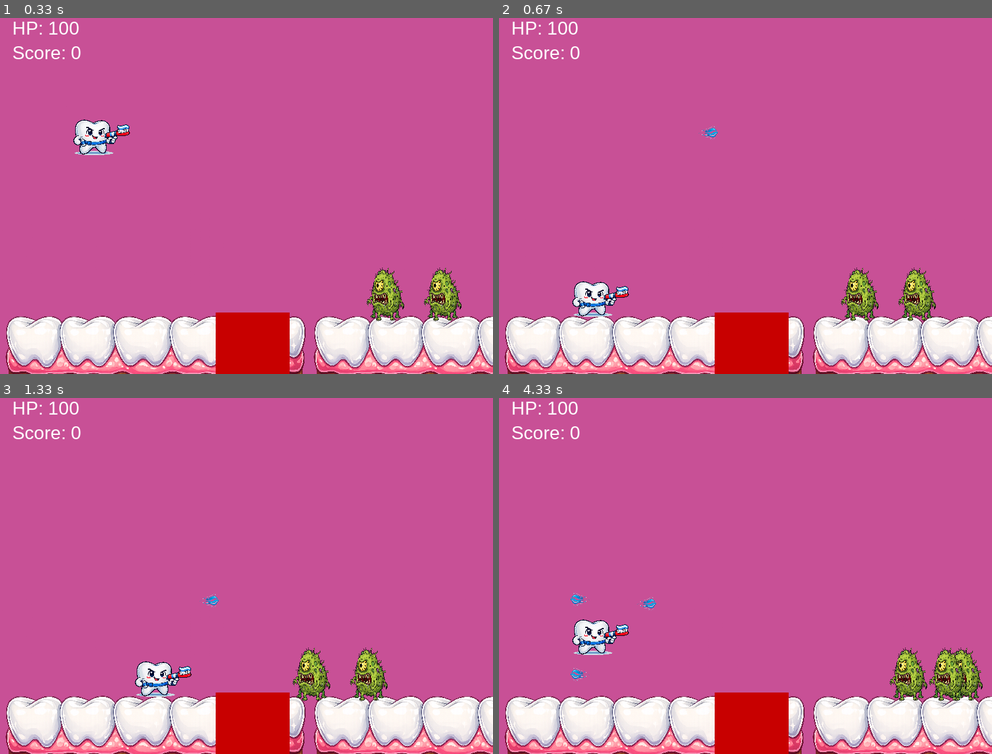
Above: before the commit, frames 1-4 (two rows, left to right).
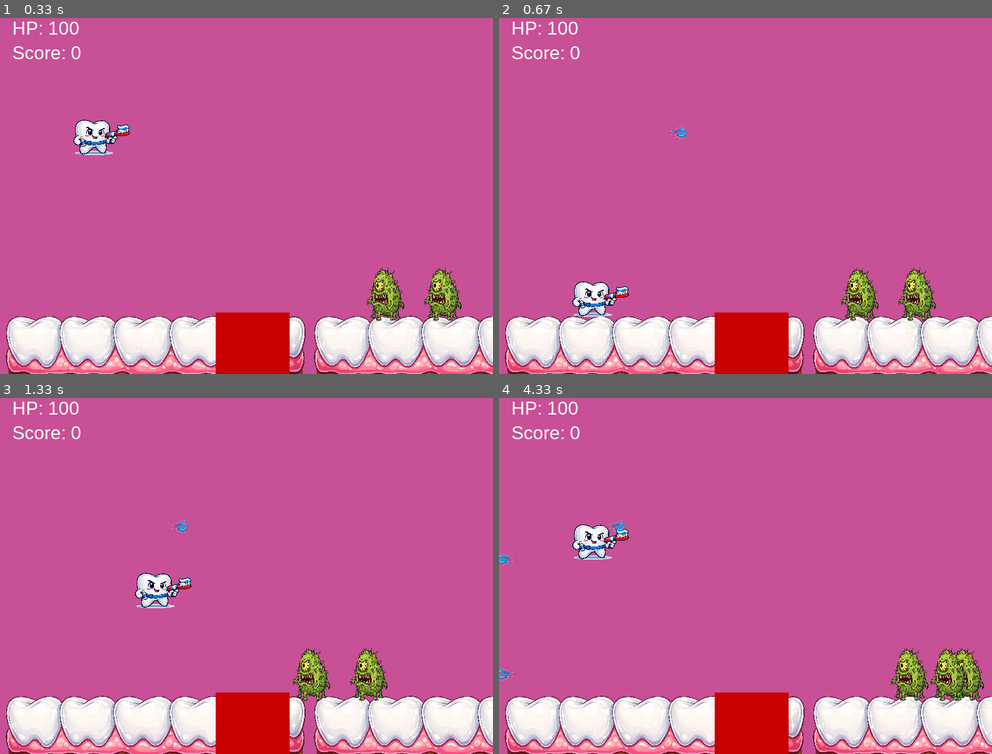
Above: after the commit, the same moments.

Repository: simcha-art/game_tooth_vs_bacteria
Game: pygame game, started from app.py
The game is run twice, just before and just after one commit, with the same random seed, the same clock (stepped at 60 frames per second) and the same inputs.
Inputs:
- Up to frame 1 (0.33 s): no input
- Up to frame 2 (0.67 s): tap F at 0.33 s
- Up to frame 3 (1.33 s): tap Space at 0.67 s; hold Right from 1 s (still down); tap F at 1.07 s
- Up to frame 4 (4.33 s): tap F at 1.37, 1.57, 1.87, 2.07, 2.37, 2.63, 2.93, 3.07, 3.37, 3.73, 4.03, 4.23 s; release Right at 1.47 s; hold Right 1.5-1.97 s; hold Left 2-2.53 s; tap Space at 2.15, 3.82 s; hold Left 2.57-2.97 s; hold Right 3-3.63 s; hold Left 3.67-4.13 s; hold Right from 4.17 s (still down)

Frame 1 is identical in both runs. In frame 2, less than 0.1% of the frame differs, in the area x 34-45%, y 30-35%; in frame 3, 1.6%; in frame 4, 3.3%, in the area x 0-99%, y 34-86%.

Commit message:
small fix for the shooting and jumping

Diff:
--- a/bullets.py
+++ b/bullets.py
@@ -22,6 +22,6 @@
 
     def draw(self, offset_x):
         if self.facing_right:
-            screen.blit(bullets_img_right,(self.rect.x - offset_x, self.rect.y - 25))
+            screen.blit(bullets_img_right,((self.rect.x - offset_x)-50, self.rect.y - 25))
         else:
-            screen.blit(bullets_img_left,(self.rect.x - offset_x, self.rect.y - 25))
+            screen.blit(bullets_img_left,((self.rect.x - offset_x)-120, self.rect.y - 25))
--- a/scores.json
+++ b/scores.json
@@ -1 +1 @@
-[2185, 230, 200, 100, 100]
+[2185, 230, 200, 200, 100]
--- a/tooth.py
+++ b/tooth.py
@@ -17,7 +17,7 @@
             self.rect.x += 5
             self.facing_right = True
         if keys[pygame.K_SPACE] and self.on_ground:
-            self.vel_y = -15
+            self.vel_y = -20
             self.on_ground = False
 
         self.vel_y += gravity
